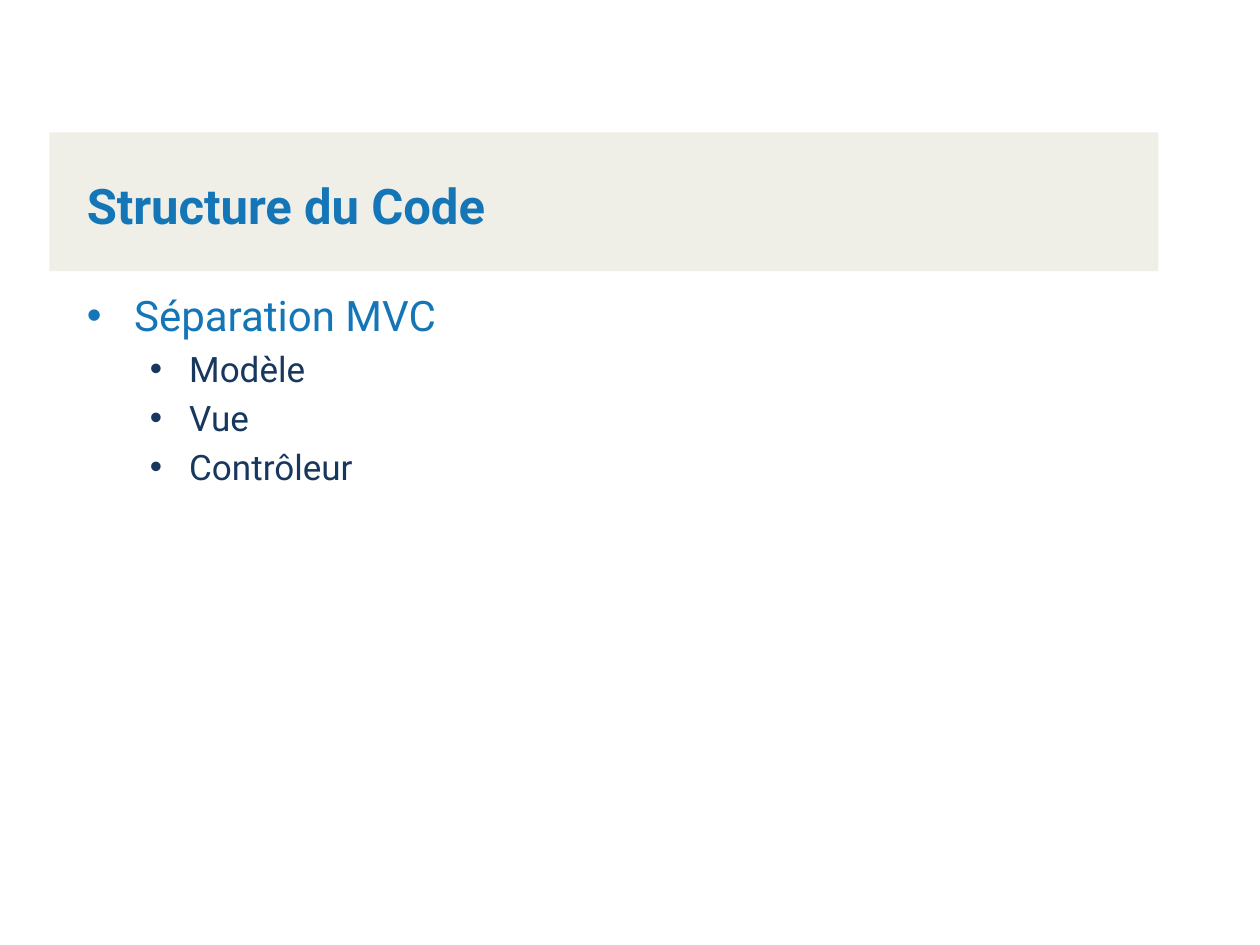
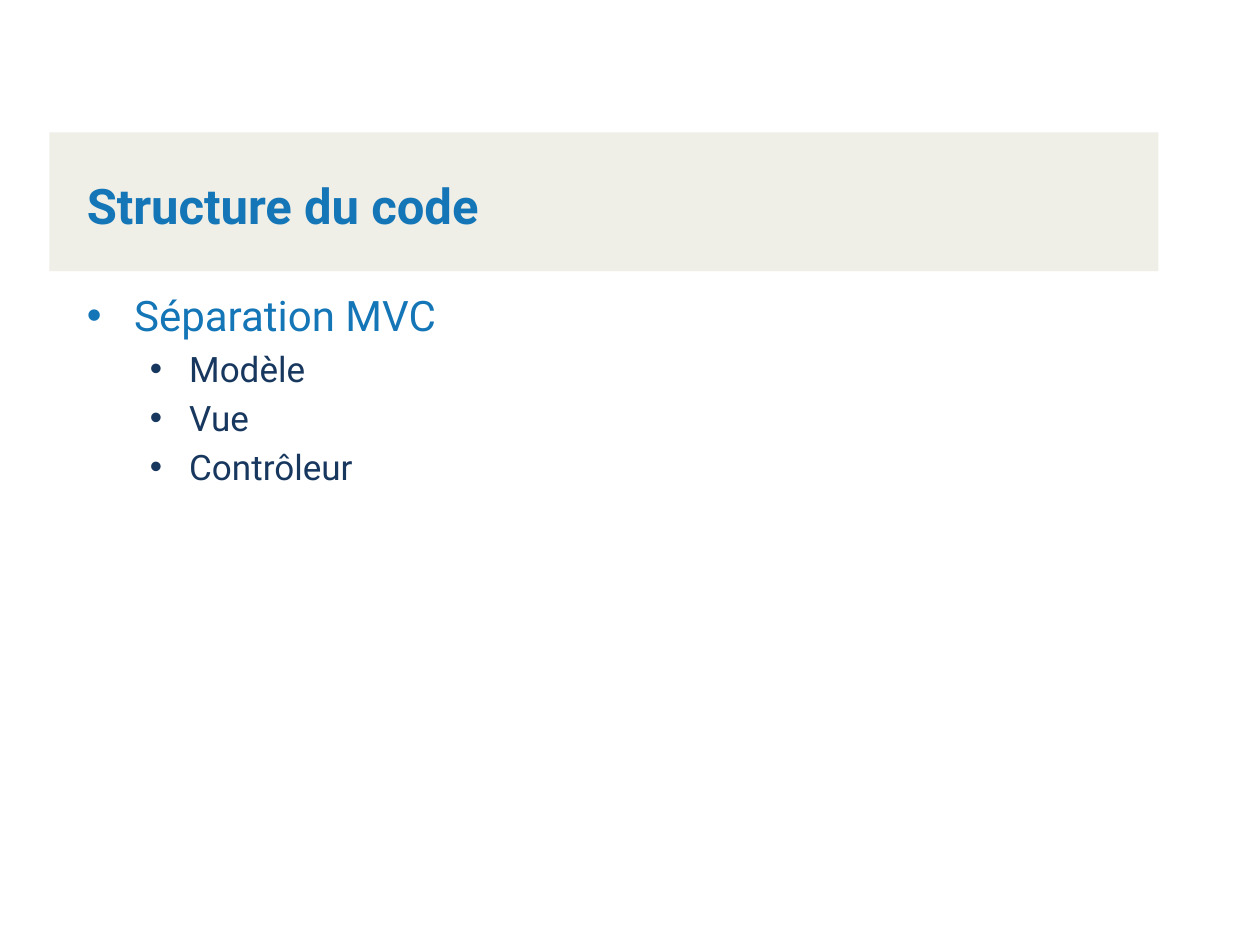
Before and after one commit to Kboris20/ProjetTechno, a slide deck: slide 6 of Présentation/PresentationClientsComptes-KlettGutierrezVoirolSchneider.pptx. Drawn at 1260x945 pixels with LibreOffice and Linux fonts; fonts in the diff are those of the drawing; background and template pictures are left out. Boxes give left, top, right and bottom in pixels: in the first picture for what was removed or moved away, otherwise in the second. Text is boxed around its words. In the diff, an @@ line names an element or a change of style, - is before the commit and + after.

```diff
--- a/Présentation/PresentationClientsComptes-KlettGutierrezVoirolSchneider.pptx
+++ b/Présentation/PresentationClientsComptes-KlettGutierrezVoirolSchneider.pptx
@@ text at (x1=87, y1=187, x2=478, y2=225): text changed @@
-Structure du Code
+Structure du code
```
Also in this commit, not shown: 3 other slides changed.
